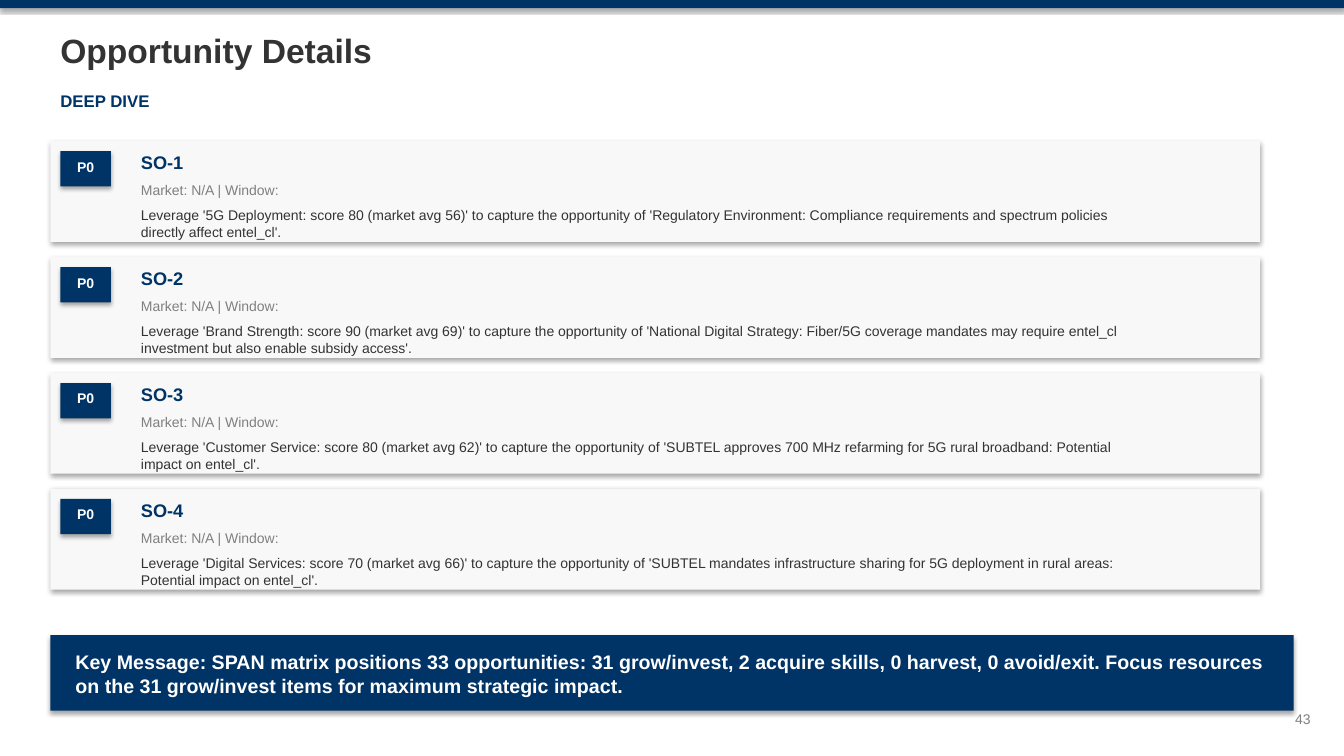
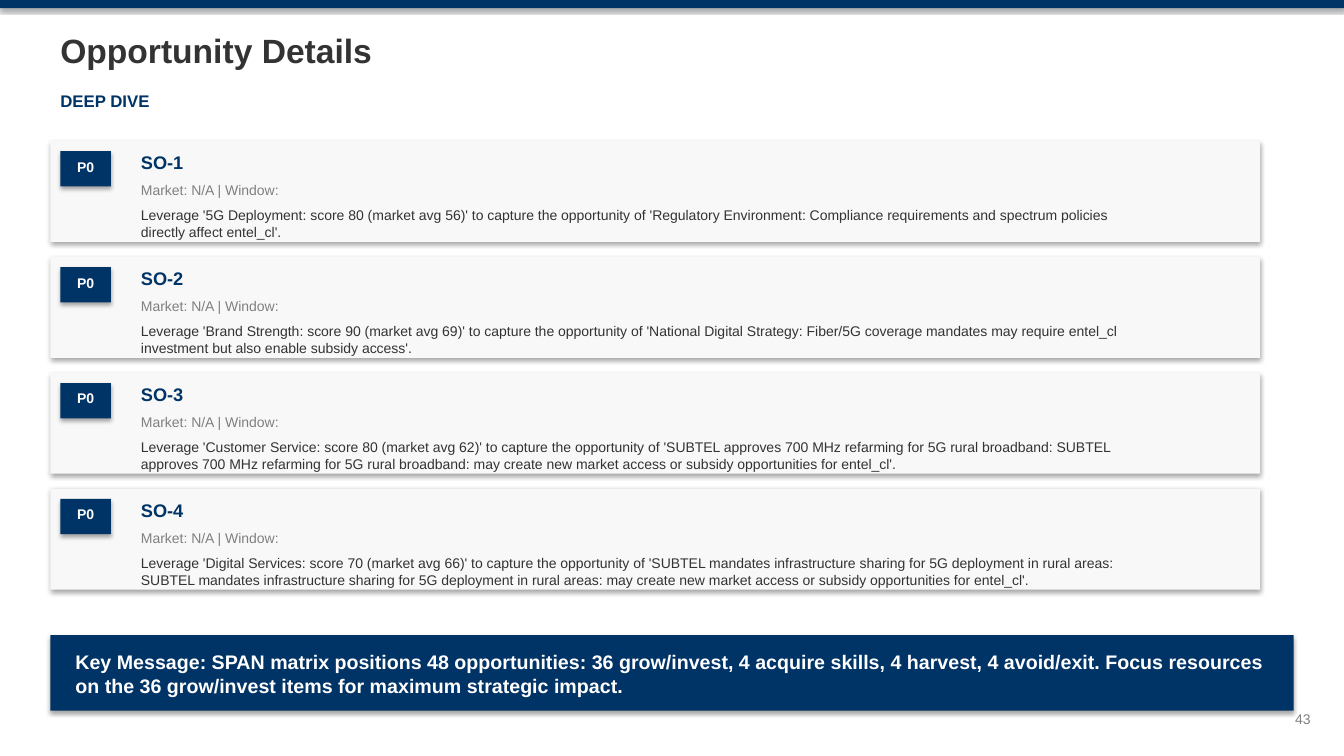
Before and after one commit to mypinseeker/BLM-Financial-Report-Analysis, a slide deck: slide 43 of reports/chile/entel_cl/CQ4_2025/blm_entel_cl_analysis_cq4_2025.pptx. Drawn at 1344x756 pixels with LibreOffice and Linux fonts; fonts in the diff are those of the drawing. Boxes give left, top, right and bottom in pixels: in the first picture for what was removed or moved away, otherwise in the second. Text is boxed around its words. In the diff, an @@ line names an element or a change of style, - is before the commit and + after.

```diff
--- a/reports/chile/entel_cl/CQ4_2025/blm_entel_cl_analysis_cq4_2025.pptx
+++ b/reports/chile/entel_cl/CQ4_2025/blm_entel_cl_analysis_cq4_2025.pptx
@@ text at (x1=141, y1=442, x2=1111, y2=472): text changed @@
-Leverage 'Customer Service: score 80 (market avg 62)' to capture the opportunity of 'SUBTEL approves 700 MHz refarming for 5G rural broadband: Potential impact on entel_cl'.
+Leverage 'Customer Service: score 80 (market avg 62)' to capture the opportunity of 'SUBTEL approves 700 MHz refarming for 5G rural broadband: SUBTEL approves 700 MHz refarming for 5G rural broadband: may create new market access or subsidy opportunities for entel_cl'.
@@ text at (x1=141, y1=558, x2=1113, y2=588): text changed @@
-Leverage 'Digital Services: score 70 (market avg 66)' to capture the opportunity of 'SUBTEL mandates infrastructure sharing for 5G deployment in rural areas: Potential impact on entel_cl'.
+Leverage 'Digital Services: score 70 (market avg 66)' to capture the opportunity of 'SUBTEL mandates infrastructure sharing for 5G deployment in rural areas: SUBTEL mandates infrastructure sharing for 5G deployment in rural areas: may create new market access or subsidy opportunities for entel_cl'.
@@ text at (x1=75, y1=654, x2=1263, y2=697): text changed @@
-Key Message: SPAN matrix positions 33 opportunities: 31 grow/invest, 2 acquire skills, 0 harvest, 0 avoid/exit. Focus resources on the 31 grow/invest items for maximum strategic impact.
+Key Message: SPAN matrix positions 48 opportunities: 36 grow/invest, 4 acquire skills, 4 harvest, 4 avoid/exit. Focus resources on the 36 grow/invest items for maximum strategic impact.
```
Also in this commit, not shown: 22 other slides changed, 7 other files.
